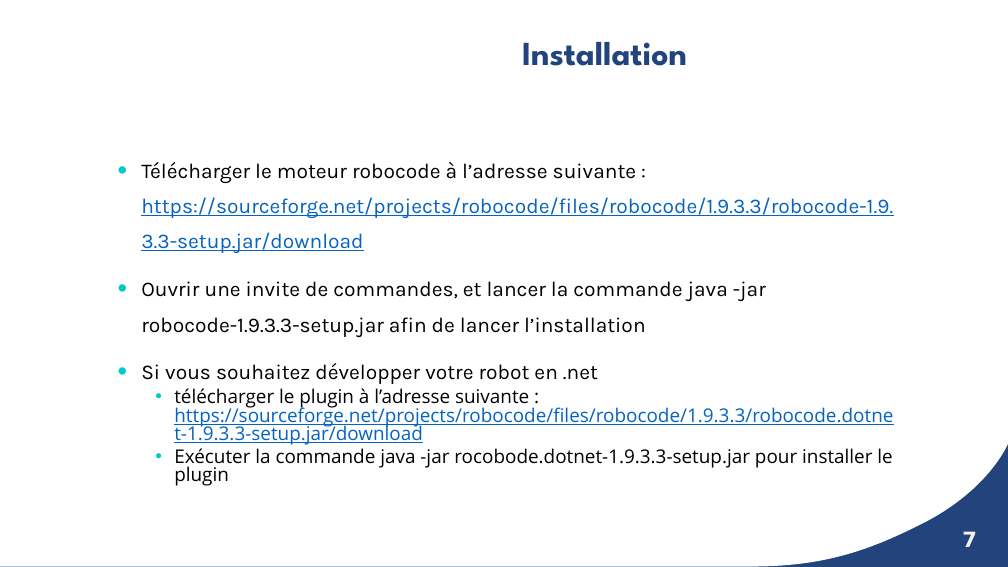
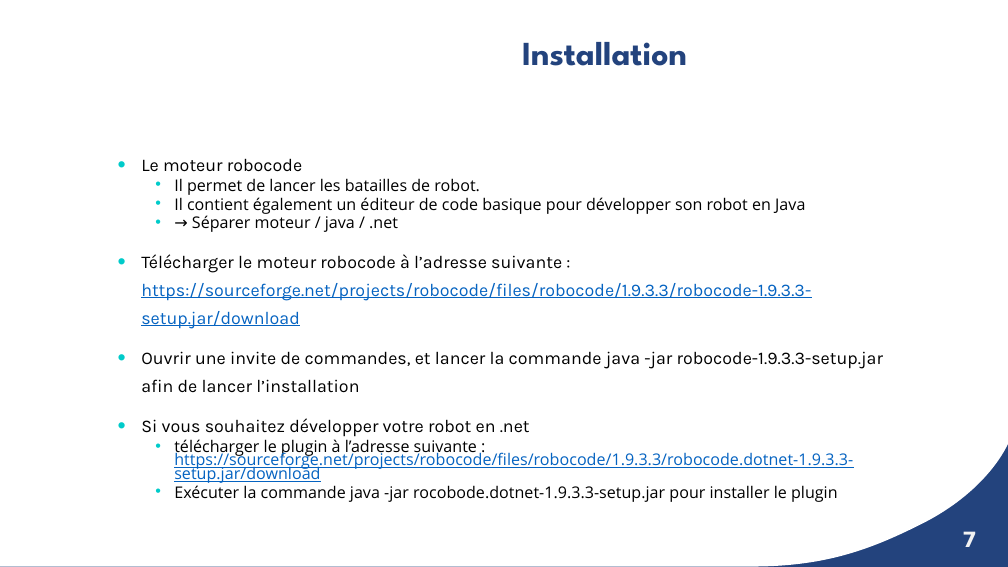
Before and after one commit to slehu/robocode, a slide deck: slide 7 of robocode.pptx. Drawn at 1008x567 pixels with LibreOffice and Linux fonts; fonts in the diff are those of the drawing; background and template pictures are left out. Boxes give left, top, right and bottom in pixels: in the first picture for what was removed or moved away, otherwise in the second. Text is boxed around its words. In the diff, an @@ line names an element or a change of style, - is before the commit and + after.

```diff
--- a/robocode.pptx
+++ b/robocode.pptx
@@ text at (141, 158, 805, 232): paragraphs added @@
+• Le moteur robocode
+  • Il permet de lancer les batailles de robot.
+  • Il contient également un éditeur de code basique pour développer son robot en Java
+  • → Séparer moteur / java / .net
@@ text at (141, 254, 883, 502): size 20 to 17 pt in "Télécharger le moteur robocode à l’adresse suivante ...", "Ouvrir une invite de commandes, et lancer ...", "Si vous souhaitez développer votre robot en ..."; size 18 to 15.3 pt in "télécharger le plugin à l’adresse suivante : ...", "Exécuter la commande java -jar rocobode.dotnet-1.9.3.3-setup ..."; line spacing 1.4 to 1.3; line spacing 0.8 to 0.7 @@
```
Also in this commit, not shown: 5 other slides changed.
